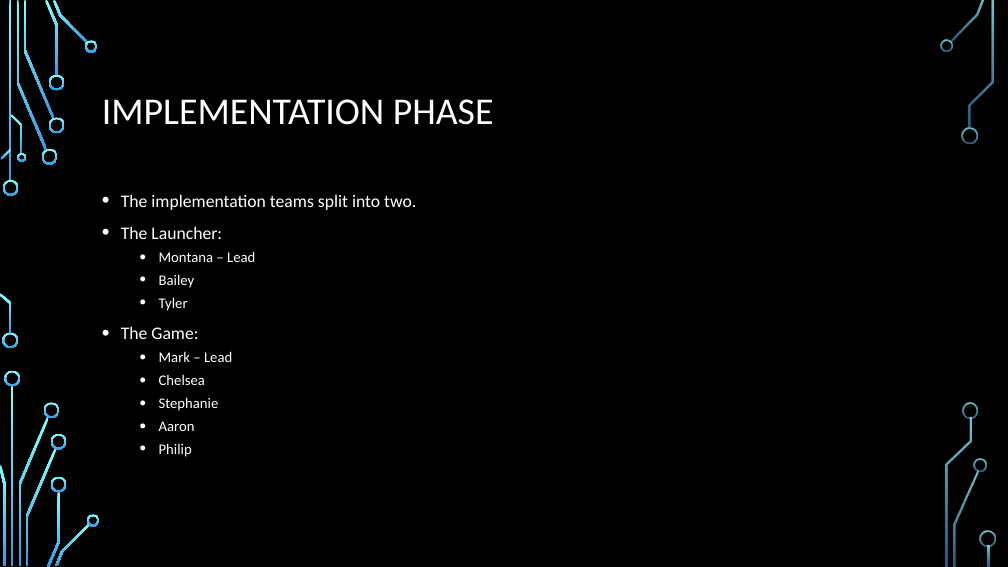
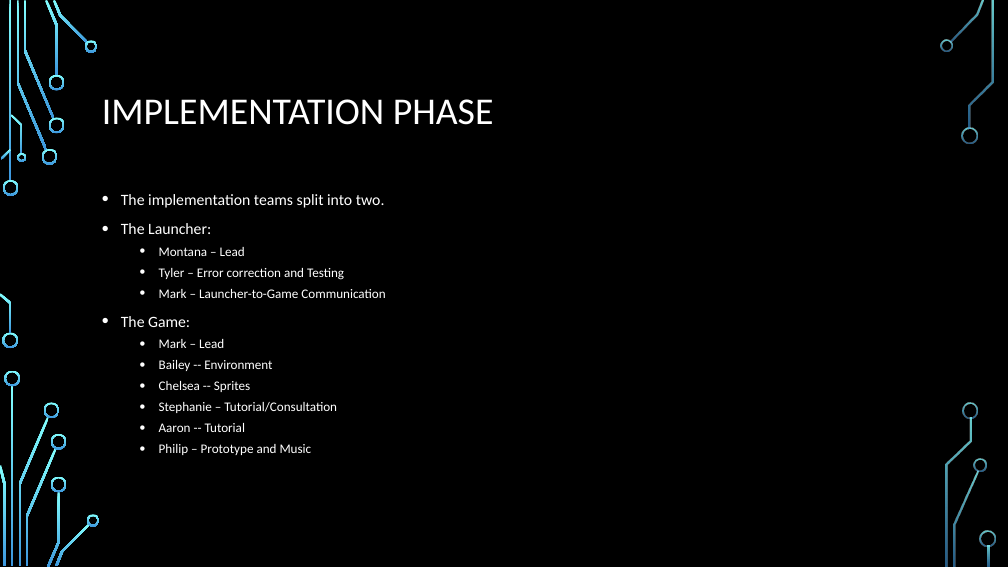
Before and after one commit to Team7-SoftEng/Asset-Development, a slide deck: slide 8 of Gate of GAbethulu.pptx (slide 6 before the commit). Drawn at 1008x567 pixels with LibreOffice and Linux fonts; fonts in the diff are those of the drawing; background and template pictures are left out. Boxes give left, top, right and bottom in pixels: in the first picture for what was removed or moved away, otherwise in the second. Text is boxed around its words. In the diff, an @@ line names an element or a change of style, - is before the commit and + after.

```diff
--- a/Gate of GAbethulu.pptx
+++ b/Gate of GAbethulu.pptx
@@ text at [121, 194, 385, 348]: size 16.8 to 15 pt in "The implementation teams split into two.", "The Launcher:", "The Game:"; size 14 to 12.5 pt in "Montana – Lead", "Mark – Lead" @@
@@ text at [159, 268, 385, 298]: text changed; size 14 to 12.5 pt @@
-  • Bailey
-  • Tyler
+  • Tyler – Error correction and Testing
+  • Mark – Launcher-to-Game Communication
@@ text at [159, 360, 337, 455]: text changed; size 14 to 12.5 pt @@
-  • Chelsea
-  • Stephanie
-  • Aaron
-  • Philip
+  • Bailey -- Environment
+  • Chelsea -- Sprites
+  • Stephanie – Tutorial/Consultation
+  • Aaron -- Tutorial
+  • Philip – Prototype and Music
```
Also in this commit, not shown: 6 other slides changed, 2 slides added.
